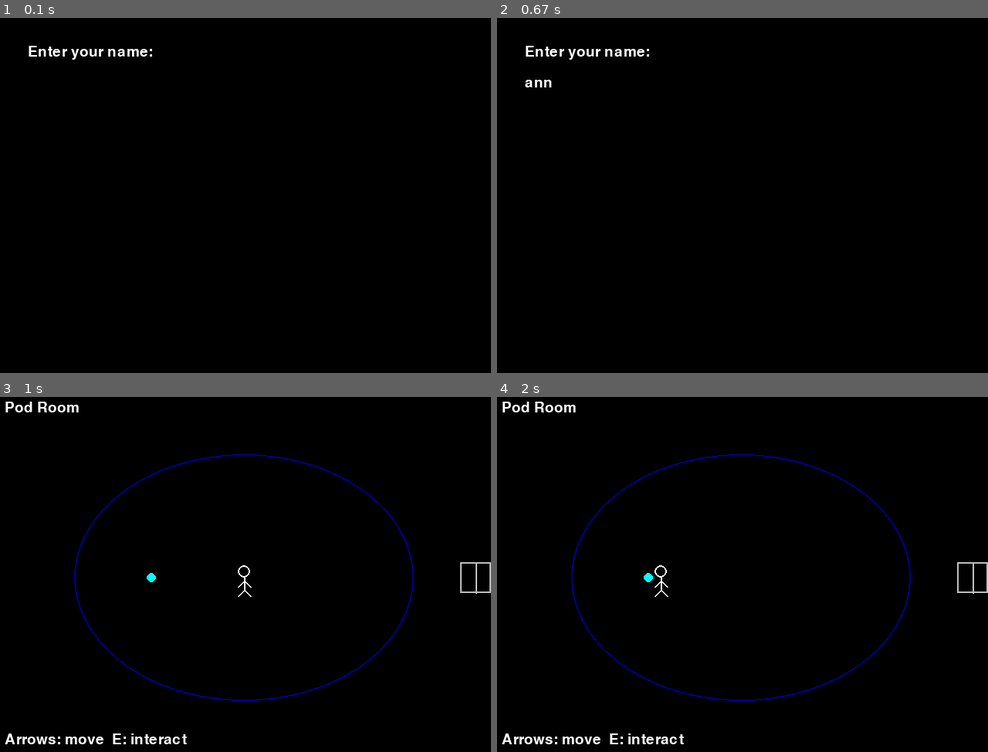
Above: before the commit, frames 1-4 (two rows, left to right).
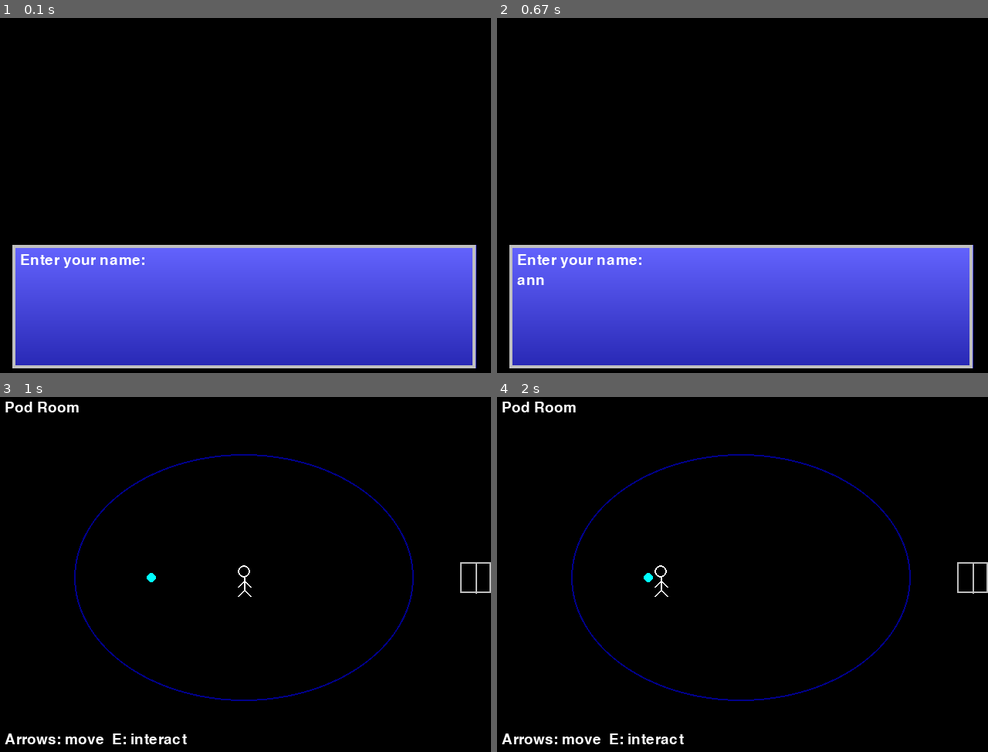
Above: after the commit, the same moments.

Repository: mtklein/nautiloid
Game: pygame game, started from src/pygame_adventure.py
Same seed, same stepped clock (60 frames per second), same inputs: the game is played once before the commit and once after it.
Inputs:
- Up to frame 1 (0.1 s): no input
- Up to frame 2 (0.67 s): type "ann" at 0.33 s
- Up to frame 3 (1 s): tap Enter at 0.67 s; tap 1 at 0.9 s
- Up to frame 4 (2 s): tap E at 1.23 s; hold Left from 1.57 s (still down)

The runs differ from the first frame. In frame 1, 33% of the frame differs, in the area x 2-98%, y 7-99%; in frame 2, 33%; in frame 3, nothing differs; in frame 4, nothing differs.

Commit message:
> Port these ideas of enemy encounters and abilities to the graphical adventure now. Design a system of attributes and give each entity attributes appropriate to its class, e.g. fighters are strong, rogues quick, clerics wise. > > When presenting text based menus and choices, overlay them on the bottom half or third of the screen in a text box. Take inspiration from final fantasy. Use white text on a blue background, where the blue is a slight vertical gradient, lighter on top and darker on the bottom. Surround the text box with a silver border that looks as if it were a metal frame, protruding slightly above the text box. If there's a speaker, put their name in the top left of the text box and an image of their face next to that on the left just outside the text box.

Diff:
--- a/src/pygame_adventure.py
+++ b/src/pygame_adventure.py
@@ -3,6 +3,42 @@
 from typing import List, Dict, Optional
 
 import pygame
+
+
+@dataclass
+class Ability:
+    """Simple action that can affect a target."""
+
+    name: str
+    target: str  # "enemy" or "ally"
+    power: int
+
+
+@dataclass
+class Attributes:
+    strength: int
+    agility: int
+    wisdom: int
+    hp: int
+
+
+CLASS_ABILITIES: Dict[str, List[Ability]] = {
+    "Fighter": [Ability("Strike", "enemy", 3), Ability("Power Attack", "enemy", 5)],
+    "Rogue": [Ability("Stab", "enemy", 3), Ability("Sneak Attack", "enemy", 4)],
+    "Mage": [Ability("Firebolt", "enemy", 4), Ability("Barrier", "ally", 3)],
+    "Healer": [Ability("Smite", "enemy", 3), Ability("Heal", "ally", 4)],
+    "Beast": [Ability("Bite", "enemy", 2), Ability("Encourage", "ally", 2)],
+    "Demon": [Ability("Claw", "enemy", 2)],
+}
+
+CLASS_ATTRIBUTES: Dict[str, Attributes] = {
+    "Fighter": Attributes(8, 4, 3, 12),
+    "Rogue": Attributes(5, 8, 3, 10),
+    "Mage": Attributes(3, 5, 8, 8),
+    "Healer": Attributes(4, 4, 8, 10),
+    "Beast": Attributes(6, 6, 2, 8),
+    "Demon": Attributes(5, 5, 5, 10),
+}
 
 
 # Stick figure drawing helpers
@@ -66,6 +102,57 @@
         pygame.draw.rect(screen, color, pygame.Rect(120, 100, 400, 280), 2)
 
 
+def draw_gradient_rect(surface: pygame.Surface, rect: pygame.Rect, top: pygame.Color, bottom: pygame.Color) -> None:
+    """Fill rect with a vertical gradient."""
+    for y in range(rect.height):
+        ratio = y / rect.height
+        r = int(top.r + (bottom.r - top.r) * ratio)
+        g = int(top.g + (bottom.g - top.g) * ratio)
+        b = int(top.b + (bottom.b - top.b) * ratio)
+        pygame.draw.line(surface, (r, g, b), (rect.x, rect.y + y), (rect.x + rect.width, rect.y + y))
+
+
+def get_face_surface(npc: NPC) -> pygame.Surface:
+    surf = pygame.Surface((32, 32), pygame.SRCALPHA)
+    if npc.name == "Warrior":
+        draw_warrior(surf, 16, 24)
+    elif npc.name == "Cleric":
+        draw_cleric(surf, 16, 24)
+    elif npc.name == "Familiar":
+        draw_familiar(surf, 16, 16)
+    else:
+        draw_stick_figure(surf, 16, 24, npc.color)
+    return surf
+
+
+def draw_text_box(
+    screen: pygame.Surface,
+    font: pygame.font.Font,
+    lines: List[str],
+    speaker: Optional[str] = None,
+    face: Optional[pygame.Surface] = None,
+) -> None:
+    width, height = screen.get_size()
+    box_height = height // 3
+    rect = pygame.Rect(20, height - box_height - 20, width - 40, box_height)
+    draw_gradient_rect(screen, rect, pygame.Color(100, 100, 255), pygame.Color(40, 40, 180))
+    pygame.draw.rect(screen, pygame.Color("silver"), rect, 4)
+
+    y = rect.y + 10
+    if speaker:
+        name_text = font.render(speaker, True, pygame.Color("white"))
+        screen.blit(name_text, (rect.x + 10, y))
+        y += 30
+    for line in lines:
+        text = font.render(line, True, pygame.Color("white"))
+        screen.blit(text, (rect.x + 10, y))
+        y += 26
+    if face:
+        face_rect = face.get_rect()
+        face_rect.midright = (rect.x - 10, rect.y + 40)
+        screen.blit(face, face_rect)
+
+
 @dataclass
 class NPC:
     name: str
@@ -74,6 +161,10 @@
     y: int
     dialog: Optional[callable] = None
     joined: bool = False
+    enemy: bool = False
+    char_class: str = ""
+    abilities: List[Ability] = field(default_factory=list)
+    attributes: Attributes = field(default_factory=lambda: Attributes(5, 5, 5, 10))
 
     def rect(self) -> pygame.Rect:
         return pygame.Rect(self.x - 16, self.y - 16, 32, 32)
@@ -101,16 +192,19 @@
             if event.type == pygame.KEYDOWN and event.key == pygame.K_SPACE:
                 waiting = False
         screen.fill((0, 0, 0))
-        for idx, line in enumerate(lines):
-            text = font.render(line, True, pygame.Color("white"))
-            screen.blit(text, (40, 40 + idx * 30))
-        prompt = font.render("Press SPACE to continue", True, pygame.Color("white"))
-        screen.blit(prompt, (40, screen.get_height() - 40))
+        draw_text_box(screen, font, lines + ["Press SPACE to continue"])
         pygame.display.flip()
         clock.tick(30)
 
 
-def menu_prompt(screen: pygame.Surface, font: pygame.font.Font, question: str, options: List[str]) -> int:
+def menu_prompt(
+    screen: pygame.Surface,
+    font: pygame.font.Font,
+    question: str,
+    options: List[str],
+    speaker: Optional[str] = None,
+    face: Optional[pygame.Surface] = None,
+) -> int:
     """Display a numbered choice menu and return chosen index."""
     clock = pygame.time.Clock()
     choice = -1
@@ -125,11 +219,8 @@
                     if idx < len(options):
                         choice = idx
         screen.fill((0, 0, 0))
-        q = font.render(question, True, pygame.Color("white"))
-        screen.blit(q, (40, 40))
-        for idx, opt in enumerate(options):
-            opt_text = font.render(f"{idx + 1}. {opt}", True, pygame.Color("white"))
-            screen.blit(opt_text, (60, 80 + idx * 30))
+        lines = [question] + [f"{i + 1}. {opt}" for i, opt in enumerate(options)]
+        draw_text_box(screen, font, lines, speaker, face)
         pygame.display.flip()
         clock.tick(30)
     return choice
@@ -153,10 +244,7 @@
                 else:
                     text += event.unicode
         screen.fill((0, 0, 0))
-        p = font.render(prompt, True, pygame.Color("white"))
-        screen.blit(p, (40, 40))
-        t = font.render(text, True, pygame.Color("white"))
-        screen.blit(t, (40, 80))
+        draw_text_box(screen, font, [prompt, text])
         pygame.display.flip()
         clock.tick(30)
     return text
@@ -164,7 +252,15 @@
 
 def familiar_dialog(screen: pygame.Surface, font: pygame.font.Font) -> None:
     while True:
-        idx = menu_prompt(screen, font, "The familiar chirps softly.", ["\"Who are you?\"", "\"Will you help me escape?\"", "\"Let's go.\""])
+        face = get_face_surface(NPC("Familiar", pygame.Color("cyan"), 0, 0))
+        idx = menu_prompt(
+            screen,
+            font,
+            "The familiar chirps softly.",
+            ["\"Who are you?\"", "\"Will you help me escape?\"", "\"Let's go.\""],
+            "Familiar",
+            face,
+        )
         if idx == 0:
             show_message(screen, font, ["It chitters about being bound to the ship by foul magic."])
         elif idx == 1:
@@ -176,7 +272,15 @@
 
 def warrior_dialog(screen: pygame.Surface, font: pygame.font.Font) -> None:
     while True:
-        idx = menu_prompt(screen, font, "The warrior wipes ichor from his blade.", ["\"What's your name?\"", "\"Stick with me, we can escape.\"", "\"Enough talk.\""])
+        face = get_face_surface(NPC("Warrior", pygame.Color("red"), 0, 0))
+        idx = menu_prompt(
+            screen,
+            font,
+            "The warrior wipes ichor from his blade.",
+            ["\"What's your name?\"", "\"Stick with me, we can escape.\"", "\"Enough talk.\""],
+            "Warrior",
+            face,
+        )
         if idx == 0:
             show_message(screen, font, ["\"Call me whatever you like. Let's just survive,\" he grunts."])
         elif idx == 1:
@@ -188,7 +292,15 @@
 
 def cleric_dialog(screen: pygame.Surface, font: pygame.font.Font) -> None:
     while True:
-        idx = menu_prompt(screen, font, "The cleric steadies her breath.", ["\"What happened here?\"", "\"Can you heal us?\"", "\"Let's leave this ship.\""])
+        face = get_face_surface(NPC("Cleric", pygame.Color("yellow"), 0, 0))
+        idx = menu_prompt(
+            screen,
+            font,
+            "The cleric steadies her breath.",
+            ["\"What happened here?\"", "\"Can you heal us?\"", "\"Let's leave this ship.\""],
+            "Cleric",
+            face,
+        )
         if idx == 0:
             show_message(screen, font, ["'A ritual went terribly wrong,' she explains."])
         elif idx == 1:
@@ -227,6 +339,8 @@
     companions: List[NPC] = field(default_factory=list)
     inventory: List[str] = field(default_factory=list)
     flags: Dict[str, bool] = field(default_factory=dict)
+    abilities: List[Ability] = field(default_factory=list)
+    attributes: Attributes = field(default_factory=lambda: Attributes(5, 5, 5, 10))
 
     def rect(self) -> pygame.Rect:
         return pygame.Rect(self.x - 16, self.y - 16, 32, 32)
@@ -248,6 +362,54 @@
         leader_x, leader_y = comp.x, comp.y
 
 
+def combat(screen: pygame.Surface, font: pygame.font.Font, player: Player, enemy: NPC) -> bool:
+    """Simple turn-based combat. Returns True if player wins."""
+    p_hp = player.attributes.hp
+    e_hp = enemy.attributes.hp
+    clock = pygame.time.Clock()
+    turn_player = True
+    while p_hp > 0 and e_hp > 0:
+        for event in pygame.event.get():
+            if event.type == pygame.QUIT:
+                pygame.quit()
+                sys.exit()
+
+        screen.fill((0, 0, 0))
+        info = [f"{player.name}: {p_hp} HP", f"{enemy.name}: {e_hp} HP"]
+        draw_text_box(screen, font, info)
+        pygame.display.flip()
+        clock.tick(30)
+
+        if turn_player:
+            idx = menu_prompt(
+                screen,
+                font,
+                "Choose action",
+                [ab.name for ab in player.abilities],
+                player.name,
+                get_face_surface(NPC(player.name, pygame.Color("white"), 0, 0)),
+            )
+            ability = player.abilities[idx]
+            if ability.target == "enemy":
+                e_hp -= ability.power + player.attributes.strength // 2
+                show_message(screen, font, [f"{player.name} uses {ability.name}!"])
+            else:
+                p_hp = min(player.attributes.hp, p_hp + ability.power)
+                show_message(screen, font, [f"{player.name} uses {ability.name}!"])
+        else:
+            ability = enemy.abilities[0] if enemy.abilities else Ability("Attack", "enemy", 2)
+            p_hp -= ability.power
+            show_message(screen, font, [f"{enemy.name} attacks!"])
+        turn_player = not turn_player
+
+    if p_hp > 0:
+        show_message(screen, font, ["You are victorious!"])
+        return True
+    else:
+        show_message(screen, font, ["You were defeated..."])
+        return False
+
+
 @dataclass
 class Room:
     name: str
@@ -262,7 +424,20 @@
 
     rooms["Pod Room"] = Room(
         "Pod Room",
-        [NPC("Familiar", pygame.Color("cyan"), 200, 240, familiar_dialog)],
+        [
+            NPC(
+                "Familiar",
+                pygame.Color("cyan"),
+                200,
+                240,
+                familiar_dialog,
+                False,
+                False,
+                "Beast",
+                CLASS_ABILITIES["Beast"].copy(),
+                CLASS_ATTRIBUTES["Beast"],
+            )
+        ],
         [],
         [Door(pygame.Rect(600, 220, 40, 40), "Corridor")],
         "circle",
@@ -283,7 +458,32 @@
 
     rooms["Brig"] = Room(
         "Brig",
-        [NPC("Warrior", pygame.Color("red"), 320, 240, warrior_dialog)],
+        [
+            NPC(
+                "Warrior",
+                pygame.Color("red"),
+                320,
+                240,
+                warrior_dialog,
+                False,
+                False,
+                "Fighter",
+                CLASS_ABILITIES["Fighter"].copy(),
+                CLASS_ATTRIBUTES["Fighter"],
+            ),
+            NPC(
+                "Imp",
+                pygame.Color("red"),
+                380,
+                220,
+                None,
+                False,
+                True,
+                "Demon",
+                CLASS_ABILITIES["Demon"].copy(),
+                CLASS_ATTRIBUTES["Demon"],
+            ),
+        ],
         [],
         [Door(pygame.Rect(300, 380, 40, 40), "Corridor")],
         "square",
@@ -299,7 +499,20 @@
 
     rooms["Control Room"] = Room(
         "Control Room",
-        [NPC("Cleric", pygame.Color("yellow"), 320, 240, cleric_dialog)],
+        [
+            NPC(
+                "Cleric",
+                pygame.Color("yellow"),
+                320,
+                240,
+                cleric_dialog,
+                False,
+                False,
+                "Healer",
+                CLASS_ABILITIES["Healer"].copy(),
+                CLASS_ATTRIBUTES["Healer"],
+            )
+        ],
         [],
         [
             Door(pygame.Rect(40, 220, 40, 40), "Corridor"),
@@ -342,7 +555,14 @@
     name = text_input(screen, font, "Enter your name:")
     class_idx = menu_prompt(screen, font, "Choose a class", ["Fighter", "Rogue", "Mage"])
     char_class = ["Fighter", "Rogue", "Mage"][class_idx]
-    player = Player(320, 240, name=name, char_class=char_class)
+    player = Player(
+        320,
+        240,
+        name=name,
+        char_class=char_class,
+        abilities=CLASS_ABILITIES[char_class].copy(),
+        attributes=CLASS_ATTRIBUTES[char_class],
+    )
 
     rooms = create_rooms()
     current = rooms["Pod Room"]
@@ -379,14 +599,21 @@
                         player.flags[chest.flag] = True
                         show_message(screen, font, [f"You find {chest.item}!"])
                         break
-                # npcs
+                # npcs and enemies
                 for npc in current.npcs:
-                    if not npc.joined and pr.colliderect(npc.rect()):
-                        if npc.dialog:
-                            npc.dialog(screen, font)
-                        npc.joined = True
-                        player.companions.append(npc)
-                        break
+                    if pr.colliderect(npc.rect()):
+                        if npc.enemy and not npc.joined:
+                            if combat(screen, font, player, npc):
+                                npc.joined = True  # mark as defeated
+                            else:
+                                running = False
+                            break
+                        elif not npc.joined:
+                            if npc.dialog:
+                                npc.dialog(screen, font)
+                            npc.joined = True
+                            player.companions.append(npc)
+                            break
 
         keys = pygame.key.get_pressed()
         if keys[pygame.K_LEFT]:
